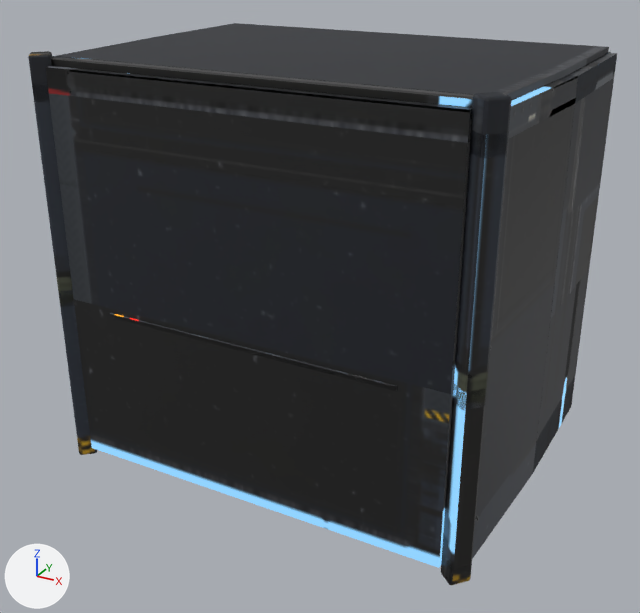
The glTF model assets/models/cockpit_cinema/cockpit_cinema.gltf: old version first, new version second.
The view is the same before and after, from a 50 mm lens placed at (2.11, -4.07, 2.71), pointed at (0.0, -0.24, 0.79). Every picture has the same lights, and +X, +Y and +Z are marked at lower left. The picture after the commit comes second. Where no turn or scale is listed for an object, it has been applied to the vertices. Vertices at exactly the same position are counted once.

The first picture shows 'CONSOLE_front_front', 'INNER_door_1_cabin', 'pod_cabin'.
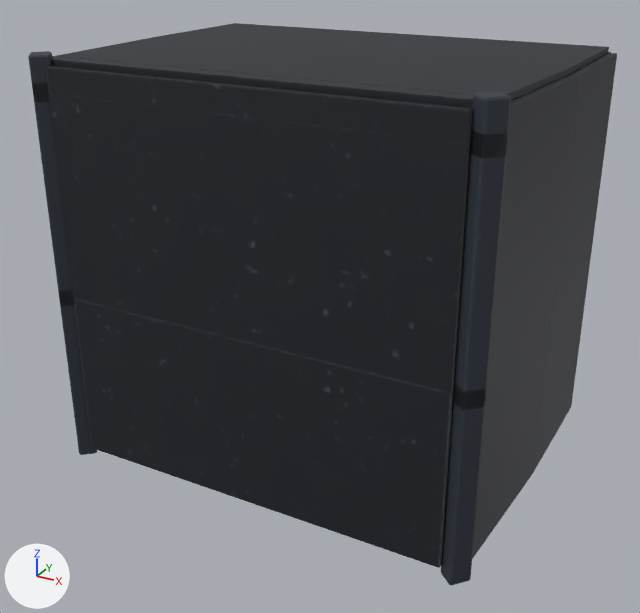
Location of each change, [x1, y1, x2, y2] in pixels of the pictures (640 x 613 px):
part 1 of me_console_front_front, deleted (mostly hidden)
    before: [110, 313, 397, 391]
part 2 of me_inner_door_1_cabin, surface changed
    both: [46, 58, 473, 568]
part 3 of me_pod_cabin, surface changed
    both: [28, 46, 617, 585]

The change, as a diff of the scene's bpy script:
```diff
--- a/assets/models/cockpit_cinema/cockpit_cinema.gltf.py
+++ b/assets/models/cockpit_cinema/cockpit_cinema.gltf.py
@@ me_console_front_front @@
 # used by ob_console_front_front; location = (0.0, -0.65, 0.74)
-me_console_front_front.from_pydata(...)  # 4316 vertices, 8304 faces; spans x -0.79..0.79, y -0.35..0.1, z -0.74..0.25
+me_console_front_front.from_pydata(...)  # 4516 vertices, 8700 faces; spans x -1.06..1.06, y -0.4..0.07, z -0.69..0.32
+# me_console_front_front part 1: 47 loose pieces with 2296 vertices, spanning x -0.79..0.79, y -0.35..0.1, z -0.74..0.25, are deleted
+# other edits to the shape of me_console_front_front do not show in these pictures
 me_console_front_front.materials.append(mat_cockpit_front)
@@ me_inner_door_1_cabin @@
 # used by ob_inner_door_1_cabin; location = (-1.131, -1.03, 0.0)
-me_inner_door_1_cabin.from_pydata(...)  # 500 vertices, 1002 faces; spans x 0.03..2.23, y 0.04..0.32, z 0.0..2.1
+me_inner_door_1_cabin.from_pydata(...)  # 4712 vertices, 9138 faces; spans x 0.03..2.23, y 0.04..0.53, z 0.0..2.1
+# me_inner_door_1_cabin part 2: 676 kept faces spanning x 0.03..2.23, y 0.04..0.17, z 0.0..2.1 get new texture (UV) coordinates
+# edits to the shape of me_inner_door_1_cabin do not show in these pictures
 me_inner_door_1_cabin.materials.append(mat_cockpit_cabin)
@@ me_pod_cabin @@
 me_pod_cabin.from_pydata(...)  # 6689 vertices, 12904 faces; spans x -1.19..1.19, y -1.02..0.79, z -0.06..2.12
 # used by ob_pod_cabin; location = (0.0, 0.0, 0.0)
+# me_pod_cabin part 3: texture (UV) coordinates of 12904 of 12904 faces, centred in x -1.19..1.19, y -1.02..0.79, z -0.06..2.12, changed; they spanned u 0.0..1.0, v 0.0..0.99 and now span u 0.0..0.99, v 0.0..1.0
 me_pod_cabin.materials.append(mat_cockpit_cabin)
```
